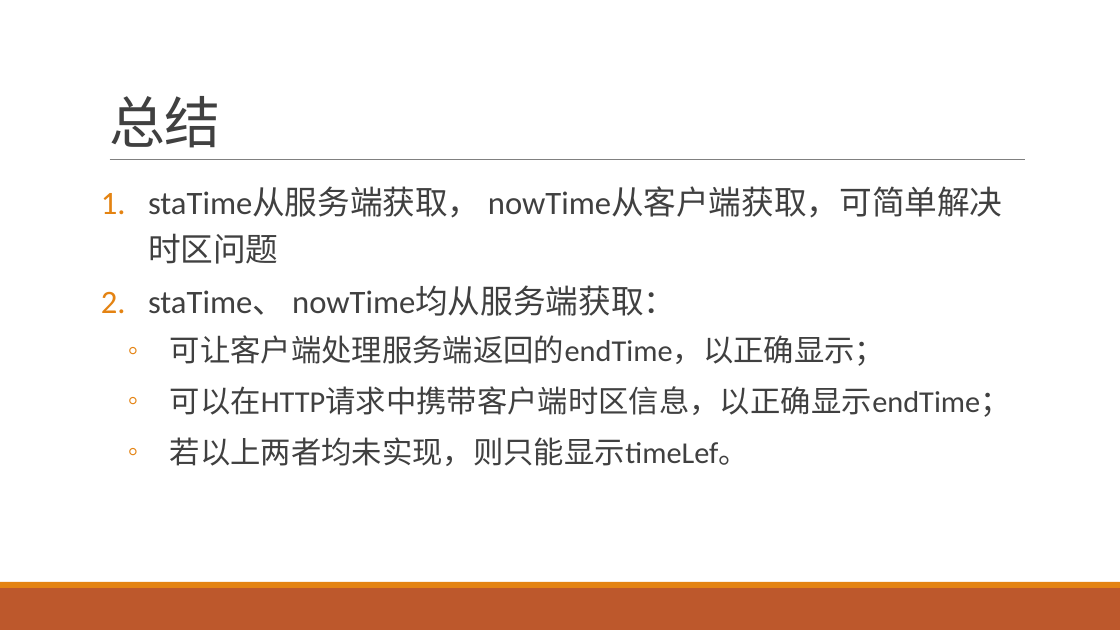
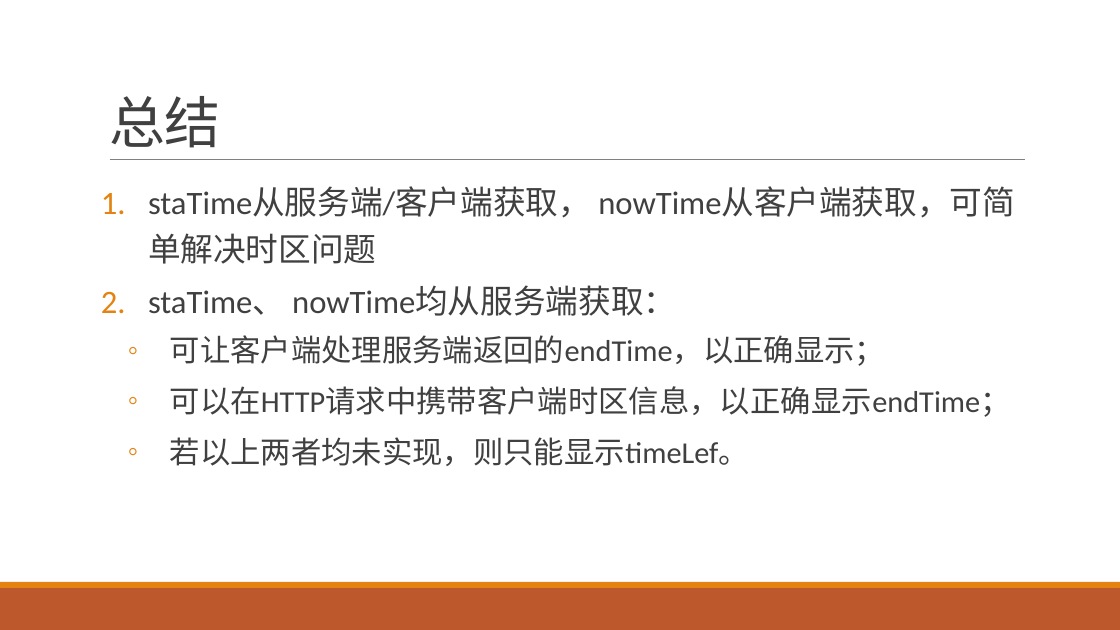
Before and after one commit to qidaneix/moment-research, a slide deck: slide 15 of 跨时区.pptx. Drawn at 1120x630 pixels with LibreOffice and Linux fonts; fonts in the diff are those of the drawing. Boxes give left, top, right and bottom in pixels: in the first picture for what was removed or moved away, otherwise in the second. Text is boxed around its words. In the diff, an @@ line names an element or a change of style, - is before the commit and + after.

```diff
--- a/跨时区.pptx
+++ b/跨时区.pptx
@@ text at (148,187,1015,264): text changed @@
-1. staTime从服务端获取， nowTime从客户端获取，可简单解决时区问题
+1. staTime从服务端/客户端获取， nowTime从客户端获取，可简单解决时区问题
```
Also in this commit, not shown: 7 other slides changed, 1 other file.
